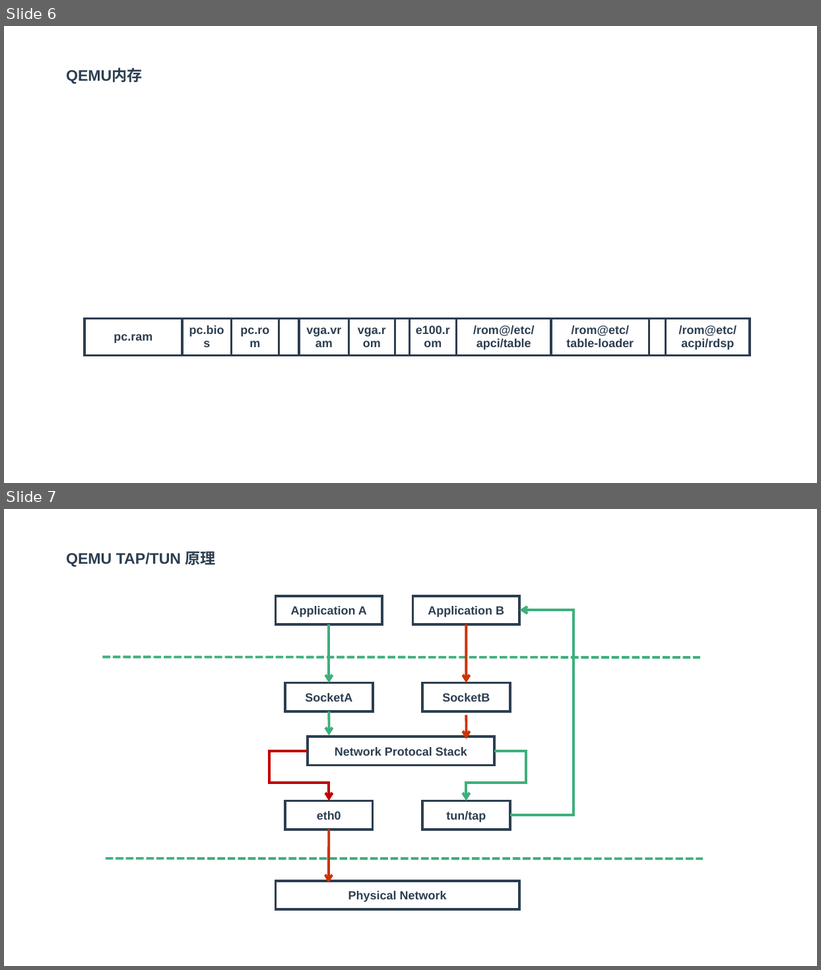
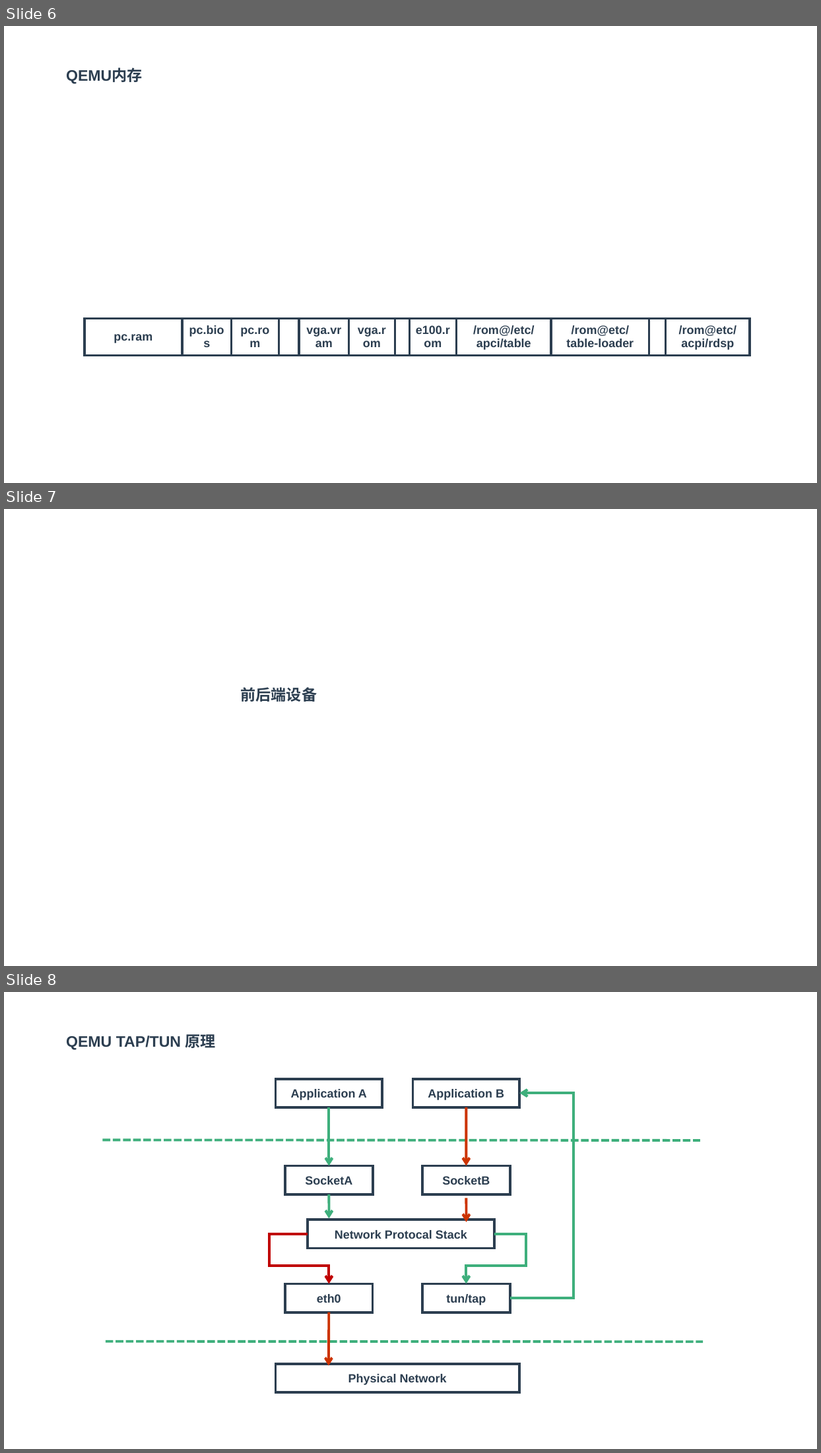
Before and after one commit to zaiqiang-dong/zaiqiang, a slide deck: picture/qemu/qemu.pptx. Shown one above the other, each under a label of ours: slides 6 and 7 before the commit, slides 6, 7 and 8 after it. The pictures are 821x970 and 821x1453 pixels, drawn with LibreOffice and Linux fonts; fonts in the diff are those of the drawing. Boxes give left, top, right and bottom in pixels: in the first picture for what was removed or moved away, otherwise in the second. Text is boxed around its words. In the diff, an @@ line names an element or a change of style, - is before the commit and + after.

```diff
--- a/picture/qemu/qemu.pptx
+++ b/picture/qemu/qemu.pptx
@@ slide 7 added at bbox=[4, 509, 817, 966], background #FFFFFF @@
@@ text added at bbox=[241, 687, 317, 702], 18 pt, text #2C3E50, bold @@
+前后端设备
@@ what was slide 7 is now slide 8 @@
```
Also in this commit, not shown: 4 other slides added, 2 slides removed, 4 other files.
